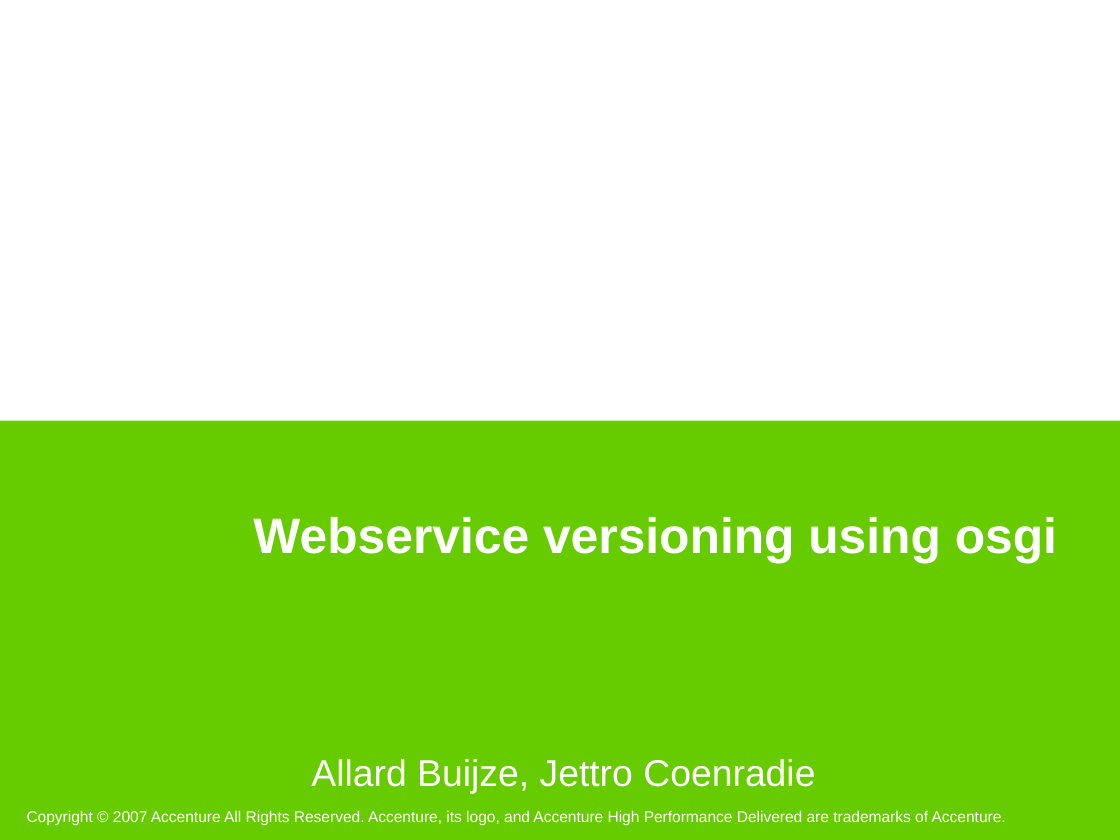
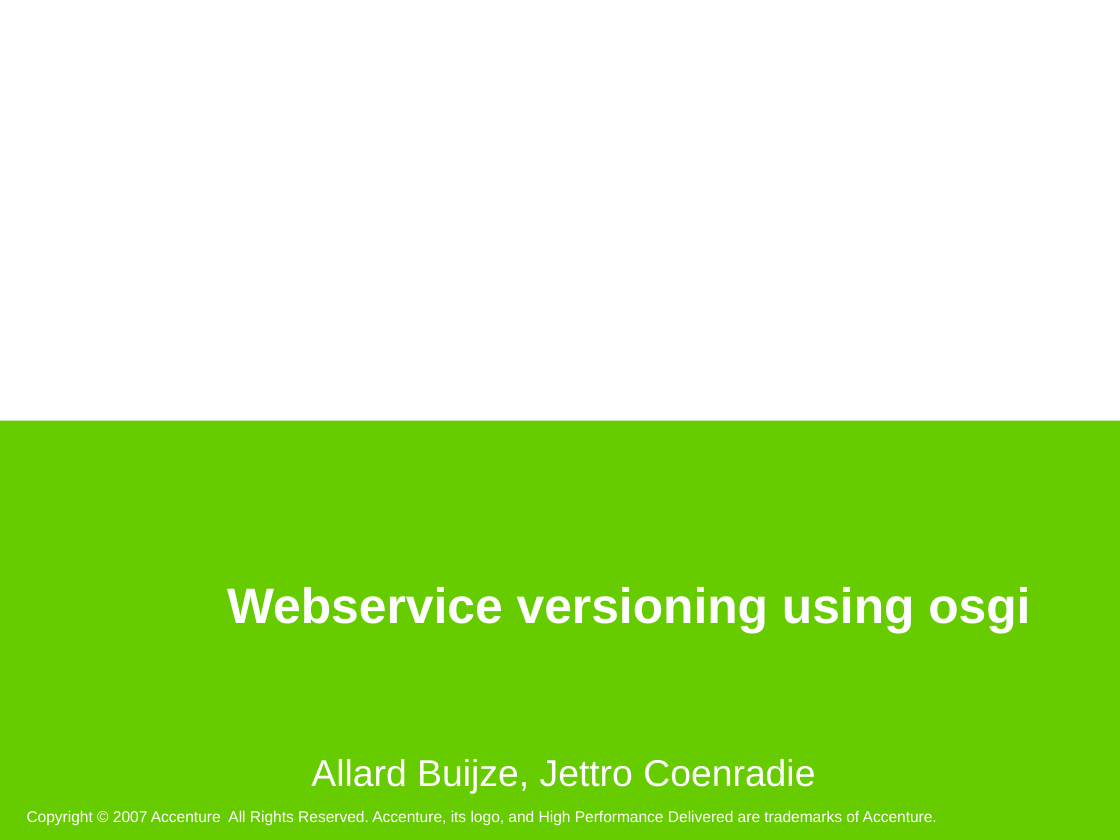
Before and after one commit to noushadali/osgi-samples, a slide deck: slide 1 of congress-registration/documentation/Webservice versioning using osgi.ppt. Drawn at 1120x840 pixels with LibreOffice and Linux fonts; fonts in the diff are those of the drawing; background and template pictures are left out. Boxes give left, top, right and bottom in pixels: in the first picture for what was removed or moved away, otherwise in the second. Text is boxed around its words. In the diff, an @@ line names an element or a change of style, - is before the commit and + after.

```diff
--- a/congress-registration/documentation/Webservice versioning using osgi.ppt
+++ b/congress-registration/documentation/Webservice versioning using osgi.ppt
@@ title "Webservice versioning using osgi": place and size @@
-title "Webservice versioning using osgi" at (253,517,1057,564)
+title "Webservice versioning using osgi" at (227,587,1030,633)
@@ text at (27,810,937,825): text changed @@
-Copyright © 2007 Accenture All Rights Reserved. Accenture, its logo, and Accenture High Performance Delivered are trademarks of Accenture.
+Copyright © 2007 Accenture All Rights Reserved. Accenture, its logo, and High Performance Delivered are trademarks of Accenture.
```
Also in this commit, not shown: 12 other slides changed, 4 slides added, 1 slide removed, 2 other files.
